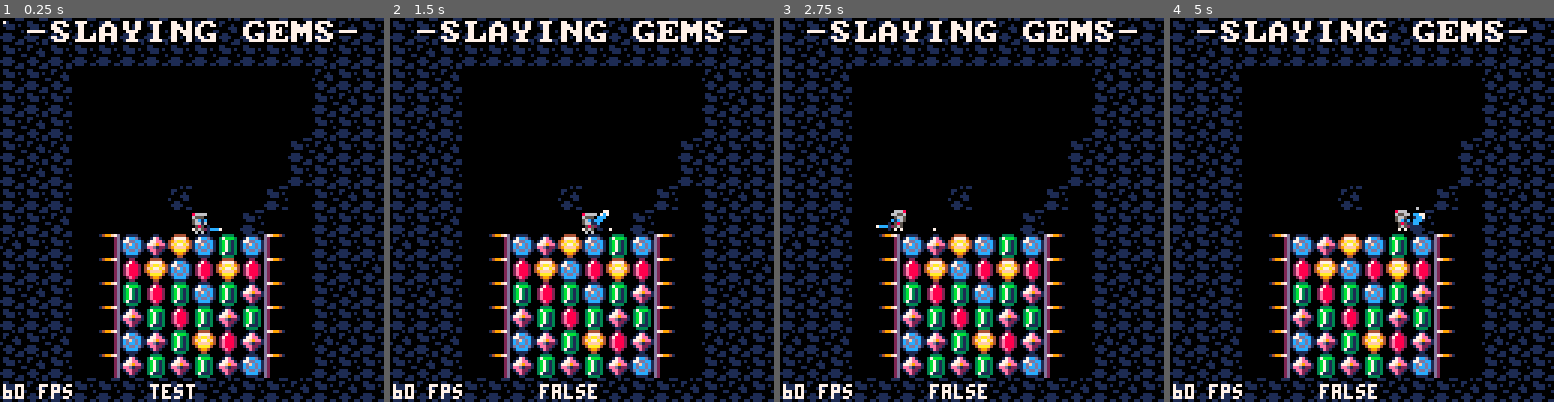
Above: before the commit, frames 1-4 (left to right).
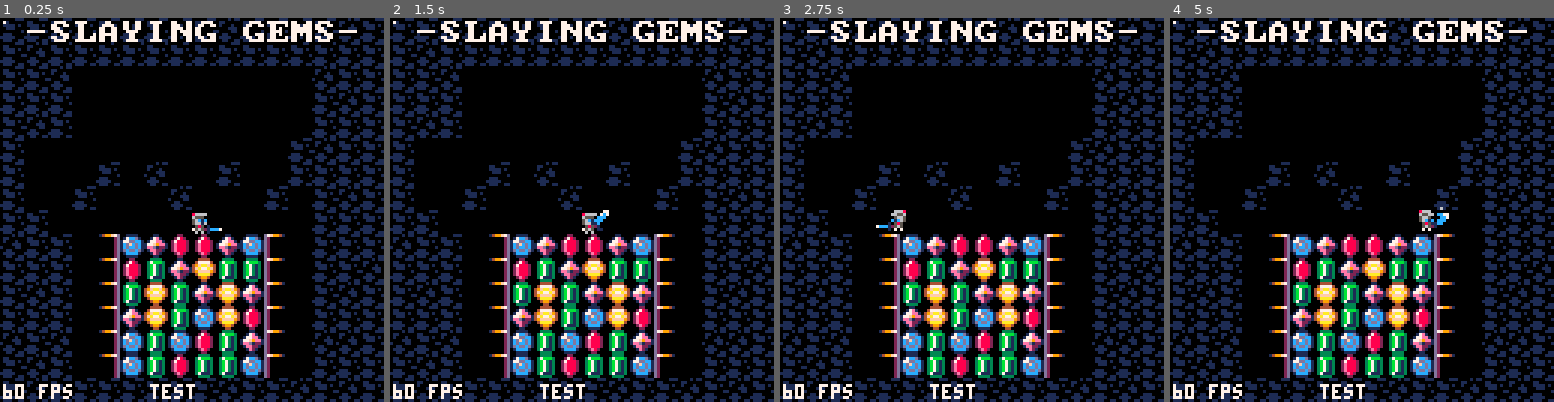
Above: after the commit, the same moments.

Repository: BLOMP/Slaying-Gems
Game: PICO-8 cartridge slaying_gems.p8
Same seed, same stepped clock (60 frames per second), same inputs: the game is played once before the commit and once after it.
Inputs:
- Up to frame 1 (0.25 s): no input
- Up to frame 2 (1.5 s): tap O (Z key) at 0.33, 0.7, 1.43 s; tap X (X key) at 1.07 s
- Up to frame 3 (2.75 s): hold Left 1.97-2.37 s; tap X (X key) at 2.07, 2.4, 2.73 s; tap O (Z key) at 2.22 s; hold Down from 2.42 s (still down)
- Up to frame 4 (5 s): release Down at 2.82 s; hold Right 2.87-3.53 s; tap X (X key) every 0.33 s from 3.07 to 4.73 s; tap O (Z key) at 3.1, 3.98, 4.87 s; hold Up 3.58-4.08 s; hold Right 4.13-4.53 s; hold Down from 4.58 s (still down)

The runs differ from the first frame. In frame 1, 8.2% of the frame differs, in the area x 6-69%, y 31-94%; in frame 2, 8.5%; in frame 3, 8.5%; in frame 4, 8.9%, in the area x 0-73%, y 0-100%.

Commit message:
Realizing that match 2 doesn't lead to the gameplay I want...

Diff:
--- a/board.lua
+++ b/board.lua
@@ -21,20 +21,33 @@
     -- Target Position (Animating)
     tx = 0,
     ty = 0,
+    moving = false,
+    update=function(self)
+      if (self.x != self.tx) then
+        self.x += (self.tx - self.x) * 0.125 -- Move toward tx
+        moving = true
+      end
+      if (self.y != self.ty) then
+        self.y += (self.ty - self.y) * 0.125 -- Move toward ty
+        moving = true
+      end
+
+      if (moving and
+        abs(self.tx - self.x) < 1 and
+        abs(self.ty - self.y) < 1) then
+          self.x = self.tx
+          self.y = self.ty
+          moving = false
+          --board.check_matches()
+      end
+
+    end,
+    draw=function(self)
+      spr(239 + self.type, self.x, self.y)
+    end,
   }
   return gem
 end
-
-gem = {
-  -- null/blue/red/green/yellow/purple
-  type = 0,
-  -- Position
-  x = 0,
-  y = 0,
-  -- Target Position (Animating)
-  tx = 0,
-  ty = 0,
-}
 
 function board.in_board(px, py)
   px = default(px, 0)
@@ -56,6 +69,105 @@
   if (result.x > 0 and result.y > 0) result.inside = true
 
   return result
+end
+
+function board.check_matches()
+
+  for x = 1, board.gw  do
+    for y = 1, board.gh do
+      local gem = board.grid[x][y]
+      if (gem.moving) goto continue -- Don't check gems in the middle of moving
+      DEBUG = "Check Called"
+      offsetx = 1
+      offsety = 1
+
+      if (x == board.gw) offsetx = -1
+      if (y == board.gh) offsety = -1
+
+      if (gem.type > 0) then
+        if (board.grid[x+offsetx][y]["type"] == gem.type) then
+          board.grid[x][y]["type"] = 0 -- Temp
+          board.grid[x+offsetx][y]["type"] = 0
+        end
+        if (board.grid[x][y+offsety]["type"] == gem.type) then
+          board.grid[x][y]["type"] = 0 -- Temp
+          board.grid[x][y+offsety]["type"] = 0
+        end
+      end
+      ::continue::
+    end
+  end
+  board:side()
+end
+
+function board:side()
+  for x = 1, board.gw  do
+    for y = 2, board.gh do
+      local gem = board.grid[x][y]
+      local gem_above = board.grid[x][y-1]
+
+      if (gem_above.type == 0) then
+        gem_above.tx = board.x + (x-1) * 8
+        gem_above.ty = board.y + (y-2) * 8
+        gem_above.type = gem.type
+        board.grid[x][y-1] = gem_above
+        board.grid[x][y]["type"] = 0
+      end
+
+      if (y == board.gh and gem.type == 0) then
+        local new_gem = make_gem(x, y)
+        new_gem.x = board.x + (x-1) * 8
+        new_gem.tx = new_gem.x
+        new_gem.y = board.y + (y-1) * 8
+        new_gem.ty = new_gem.y
+        board.grid[x][y] = new_gem
+      end
+    end
+  end
+end
+
+function board.respawn()
+  for x = 1, board.gw  do
+    for y = 1, board.gh do
+      local gem = board.grid[x][y]
+
+      if (gem.type == 0) then
+        local new_gem = make_gem(x, y)
+        new_gem.x = board.x + (x-1) * 8
+        new_gem.tx = new_gem.x
+        new_gem.y = board.y + (y-1) * 8
+        new_gem.ty = new_gem.y
+        board.grid[x][y] = new_gem
+      end
+
+    end
+  end
+end
+
+function board.swap(x, y, direction)
+  local x2 = x
+  local y2 = y
+
+  if direction == "right" then
+    if (x >= board.gw) return -- Exit early
+    x2 += 1
+
+  elseif direction == "left" then
+    if (x <= 1) return -- Exit early
+    x2 -= 1
+  end
+
+  local this_gem = board.grid[x][y]
+  local that_gem = board.grid[x2][y2]
+
+  this_gem.tx = board.x + (x2 - 1) * 8
+  this_gem.ty = board.y + (y2 - 1) * 8
+  that_gem.tx = board.x + (x - 1) * 8
+  that_gem.ty = board.y + (y - 1) * 8
+
+  board.grid[x][y] = that_gem
+  board.grid[x2][y2] = this_gem
+
 end
 
 function board:reset()
@@ -67,11 +179,13 @@
       local gem_type = gem.type
 
       while (
-        ( x > 1 and
-          board.grid[x-1][y]["type"] == gem_type
+        ( x >=3 and
+          board.grid[x-1][y]["type"] == gem_type and
+          board.grid[x-2][y]["type"] == gem_type
         ) or
-        ( y > 1 and
-          board.grid[x][y-1]["type"] == gem_type
+        ( y >=3 and
+          board.grid[x][y-1]["type"] == gem_type and
+          board.grid[x][y-2]["type"] == gem_type
         )
       ) do
         gem = make_gem(x, y)
@@ -93,12 +207,29 @@
   board.reset()
 end
 
+function board:update()
+  local has_gaps = false
+  for i = 1, board.gw do
+    for j = 1, board.gh do
+      local gem = board.grid[i][j]
+      if (gem.type > 0) then
+        gem:update()
+      else
+        has_gaps = true
+      end
+    end
+  end
+  if has_gaps then
+    board:side()
+  end
+end
+
 function board:draw()
   for i = 1, board.gw do
     for j = 1, board.gh do
       local gem = board.grid[i][j]
       if (gem.type > 0) then
-        spr(239 + gem.type, gem.x, gem.y)
+        gem:draw()
         --print2(gem.type, -8 + 8*i, 16 + 8*j)
       end
     end
--- a/player.lua
+++ b/player.lua
@@ -32,12 +32,12 @@
     local dist_y = 2
     if (dir == "right") dist_x = 7
     if (dir == "left") dist_x = -8
-    DEBUGX = player.x + dist_x
-    DEBUGY = player.y + dist_y
+    --DEBUGX = player.x + dist_x
+    --DEBUGY = player.y + dist_y
     result = board.in_board(player.x + dist_x, player.y + dist_y)
-    DEBUG = result.inside
+    --DEBUG = result.inside
     if result.inside then
-
+      board.swap(result.x, result.y, dir)
     end
   end,
 
--- a/slaying_gems.p8
+++ b/slaying_gems.p8
@@ -24,7 +24,7 @@
 function _update60()
   ticks += 1
   player:update()
-
+  board:update()
 end
 
 function _draw()
@@ -178,10 +178,10 @@
 c0c0c100000000000000000000c1c0c000000000000000000000000000000000000000000000000000000000000000000000000000000000000000000000000000000000000000000000000000000000000000000000000000000000000000000000000000000000000000000000000000000000000000000000000000000000
 c0c0c000000000000000000000c0c1c000000000000000000000000000000000000000000000000000000000000000000000000000000000000000000000000000000000000000000000000000000000000000000000000000000000000000000000000000000000000000000000000000000000000000000000000000000000
 c0c1c000000000000000000000c0c0c000000000000000000000000000000000000000000000000000000000000000000000000000000000000000000000000000000000000000000000000000000000000000000000000000000000000000000000000000000000000000000000000000000000000000000000000000000000
-c0c1c1000000000000000000c0c1c0c000000000000000000000000000000000000000000000000000000000000000000000000000000000000000000000000000000000000000000000000000000000000000000000000000000000000000000000000000000000000000000000000000000000000000000000000000000000
-c0c1c0000000000000000000c0c0c0c000000000000000000000000000000000000000000000000000000000000000000000000000000000000000000000000000000000000000000000000000000000000000000000000000000000000000000000000000000000000000000000000000000000000000000000000000000000
-c0c0c000000000c1000000c000c0c1c000000000000000000000000000000000000000000000000000000000000000000000000000000000000000000000000000000000000000000000000000000000000000000000000000000000000000000000000000000000000000000000000000000000000000000000000000000000
-c0c0c100000000000000c00000c0c0c000000000000000000000000000000000000000000000000000000000000000000000000000000000000000000000000000000000000000000000000000000000000000000000000000000000000000000000000000000000000000000000000000000000000000000000000000000000
+c00000000000000000000000c0c1c0c000000000000000000000000000000000000000000000000000000000000000000000000000000000000000000000000000000000000000000000000000000000000000000000000000000000000000000000000000000000000000000000000000000000000000000000000000000000
+c0000000c000c10000c00000c0c0c0c000000000000000000000000000000000000000000000000000000000000000000000000000000000000000000000000000000000000000000000000000000000000000000000000000000000000000000000000000000000000000000000000000000000000000000000000000000000
+c00000c0000000c1000000c000c0c1c000000000000000000000000000000000000000000000000000000000000000000000000000000000000000000000000000000000000000000000000000000000000000000000000000000000000000000000000000000000000000000000000000000000000000000000000000000000
+c0c00000000000000000000000c0c0c000000000000000000000000000000000000000000000000000000000000000000000000000000000000000000000000000000000000000000000000000000000000000000000000000000000000000000000000000000000000000000000000000000000000000000000000000000000
 c1c0c00002f5f5f5f5f5f50300c0c0c000000000000000000000000000000000000000000000000000000000000000000000000000000000000000000000000000000000000000000000000000000000000000000000000000000000000000000000000000000000000000000000000000000000000000000000000000000000
 c0c0c00002f5f5f5f5f5f50300c0c0c100000000000000000000000000000000000000000000000000000000000000000000000000000000000000000000000000000000000000000000000000000000000000000000000000000000000000000000000000000000000000000000000000000000000000000000000000000000
 c0c1c00002f5f5f5f5f5f50300c0c1c000000000000000000000000000000000000000000000000000000000000000000000000000000000000000000000000000000000000000000000000000000000000000000000000000000000000000000000000000000000000000000000000000000000000000000000000000000000
Not shown, changed: README.md
